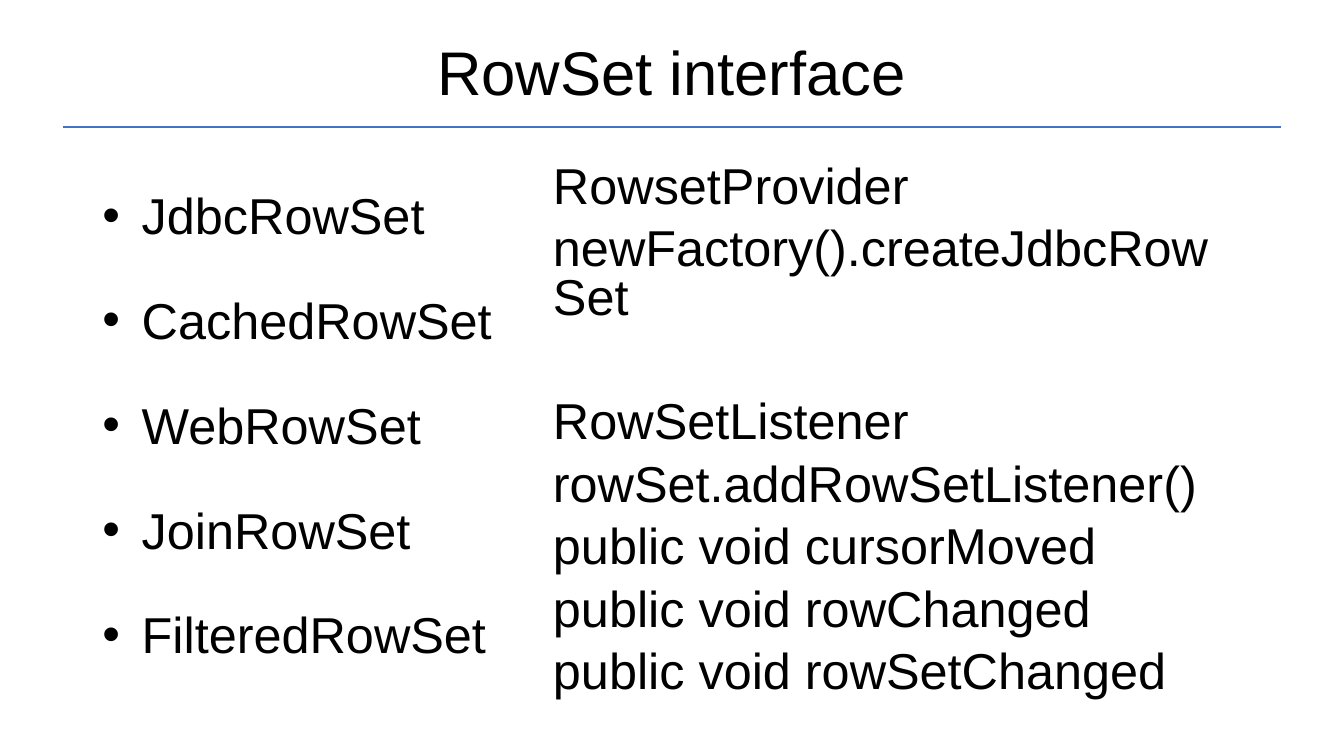
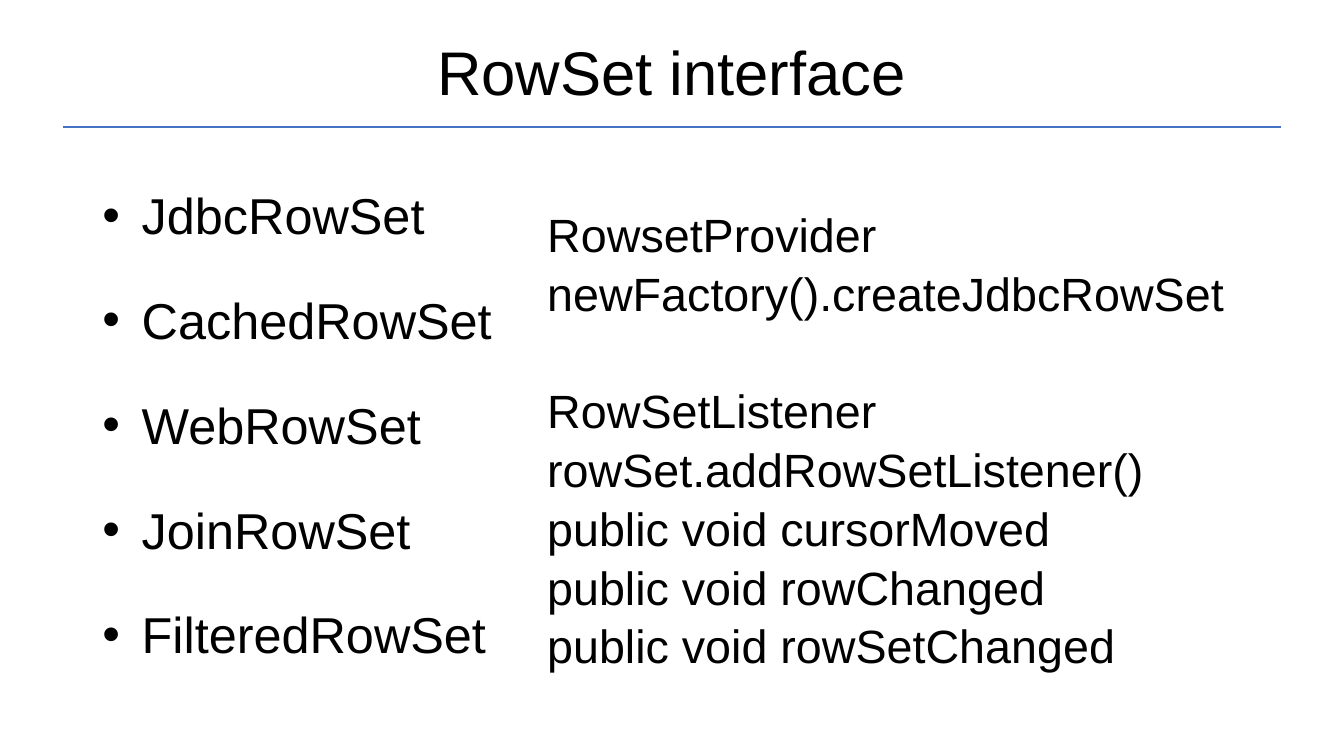
Before and after one commit to Garnik94/Levelup_presentations, a slide deck: slide 18 of JDBC/JDBC_Presentation.pptx. Drawn at 1344x756 pixels with LibreOffice and Linux fonts; fonts in the diff are those of the drawing. Boxes give left, top, right and bottom in pixels: in the first picture for what was removed or moved away, otherwise in the second. Text is boxed around its words. In the diff, an @@ line names an element or a change of style, - is before the commit and + after.

```diff
--- a/JDBC/JDBC_Presentation.pptx
+++ b/JDBC/JDBC_Presentation.pptx
@@ text "RowsetProvider": place and size @@
-text "RowsetProvider" at (553,167,1208,699)
+text "RowsetProvider" at (547,218,1223,673)
@@ text "RowsetProvider" at (547,218,1223,673): size 36 to 33.3 pt @@
```
Also in this commit, not shown: 1 other slide changed, 2 other files.
